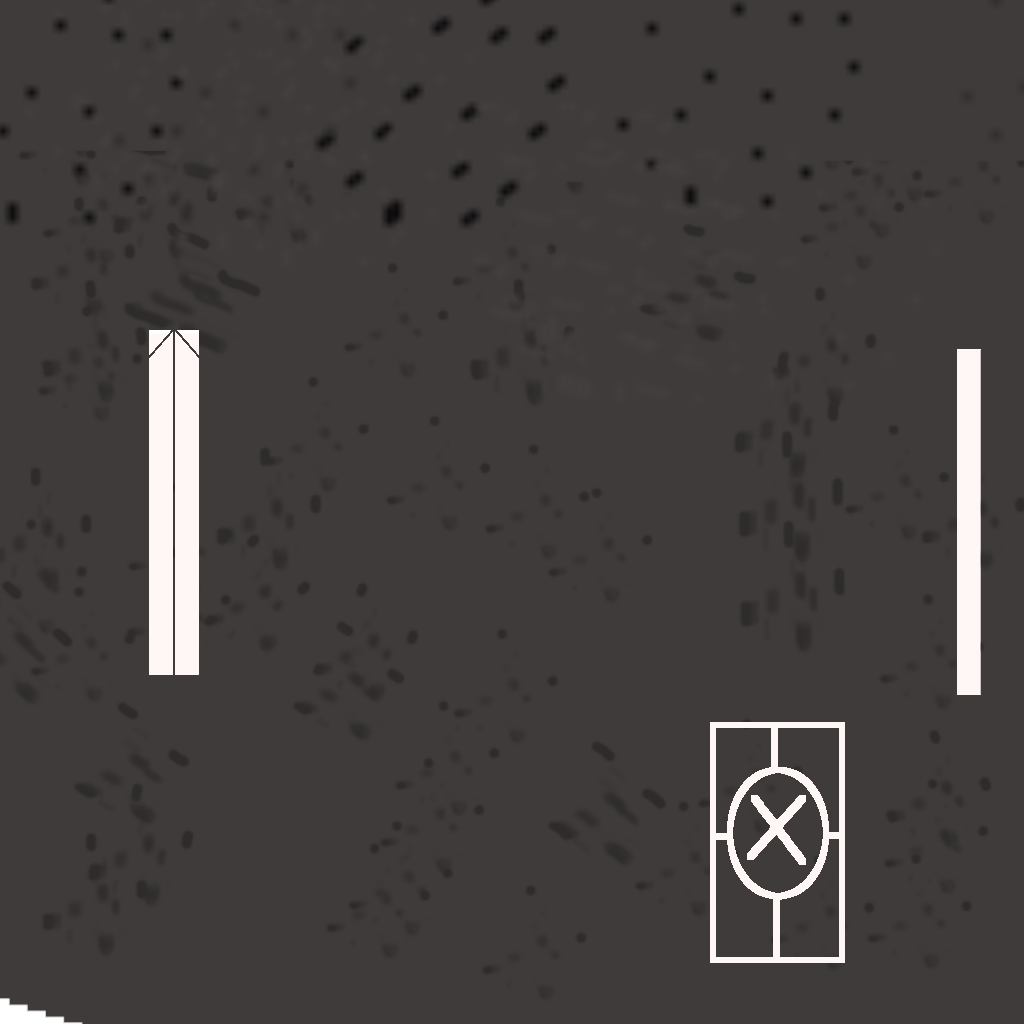
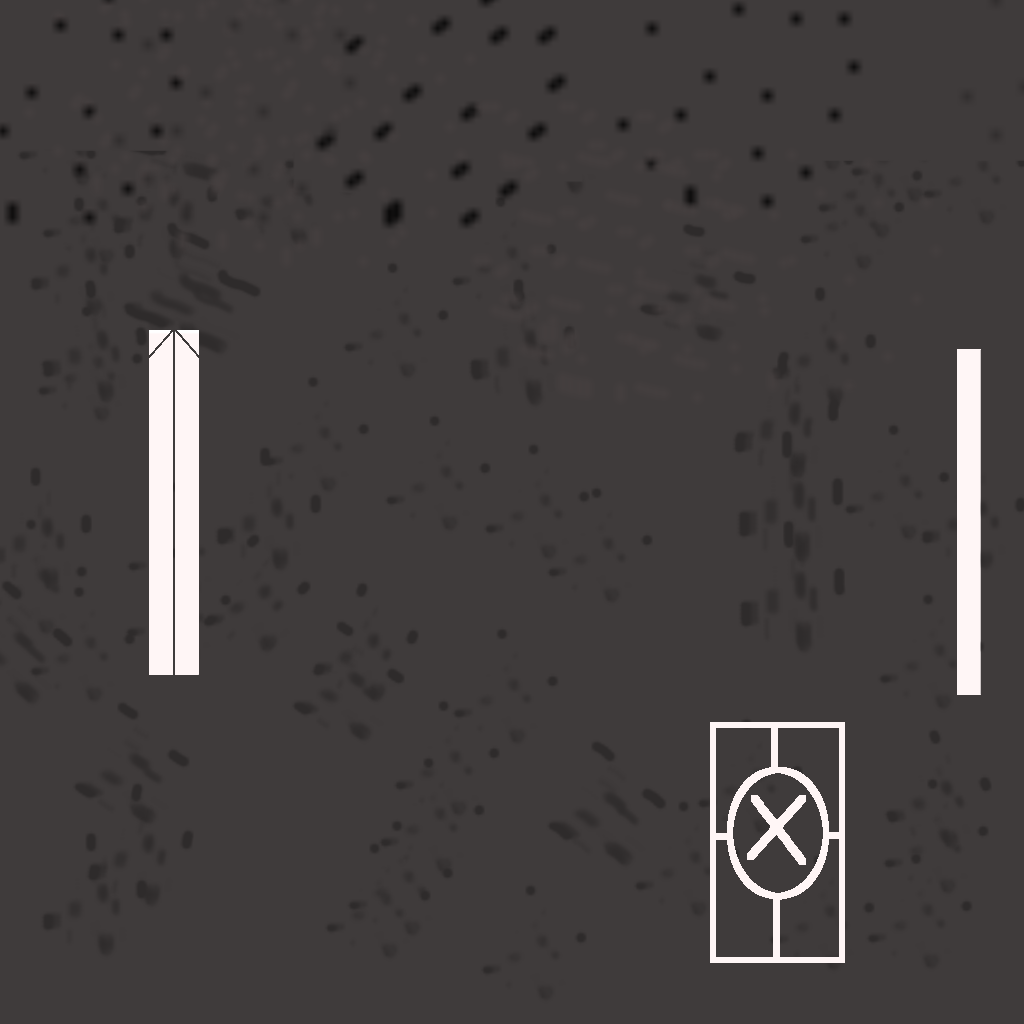
Layers edited between the first and the second 1024x1024 image:
painted on "Capa" over [0, 998, 83, 1024]
